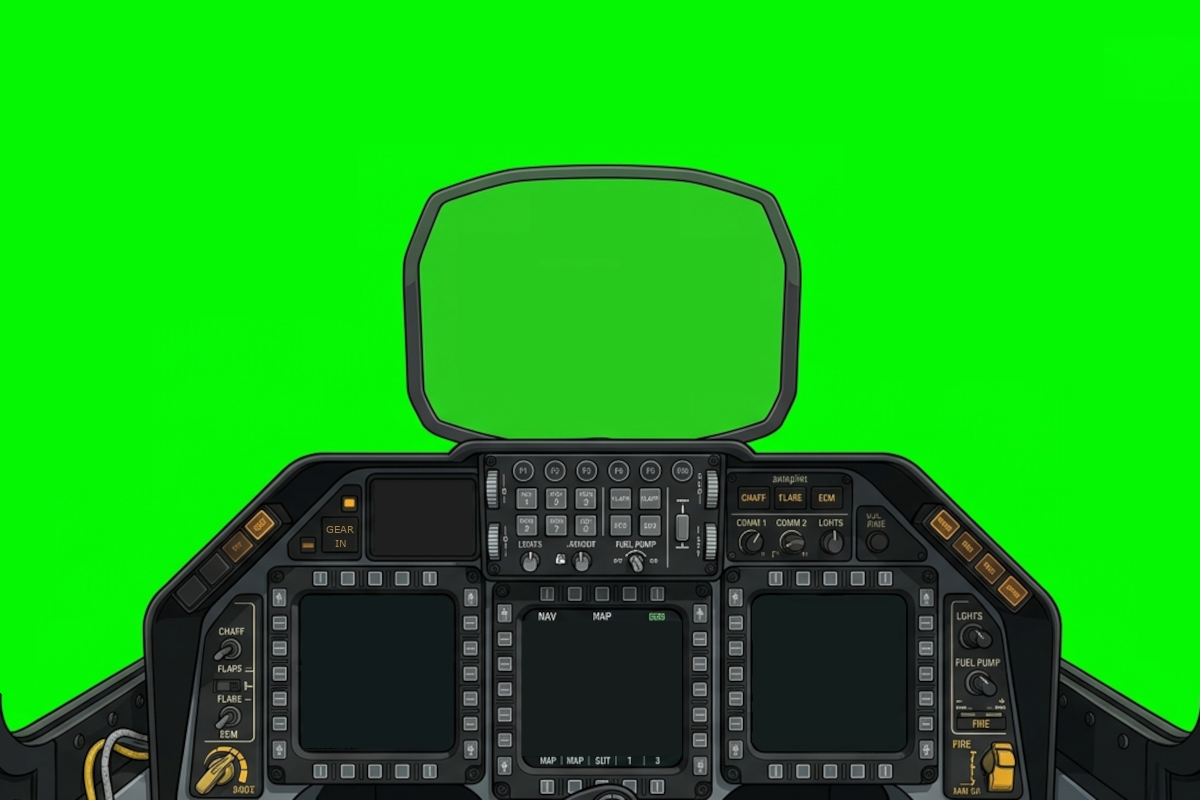
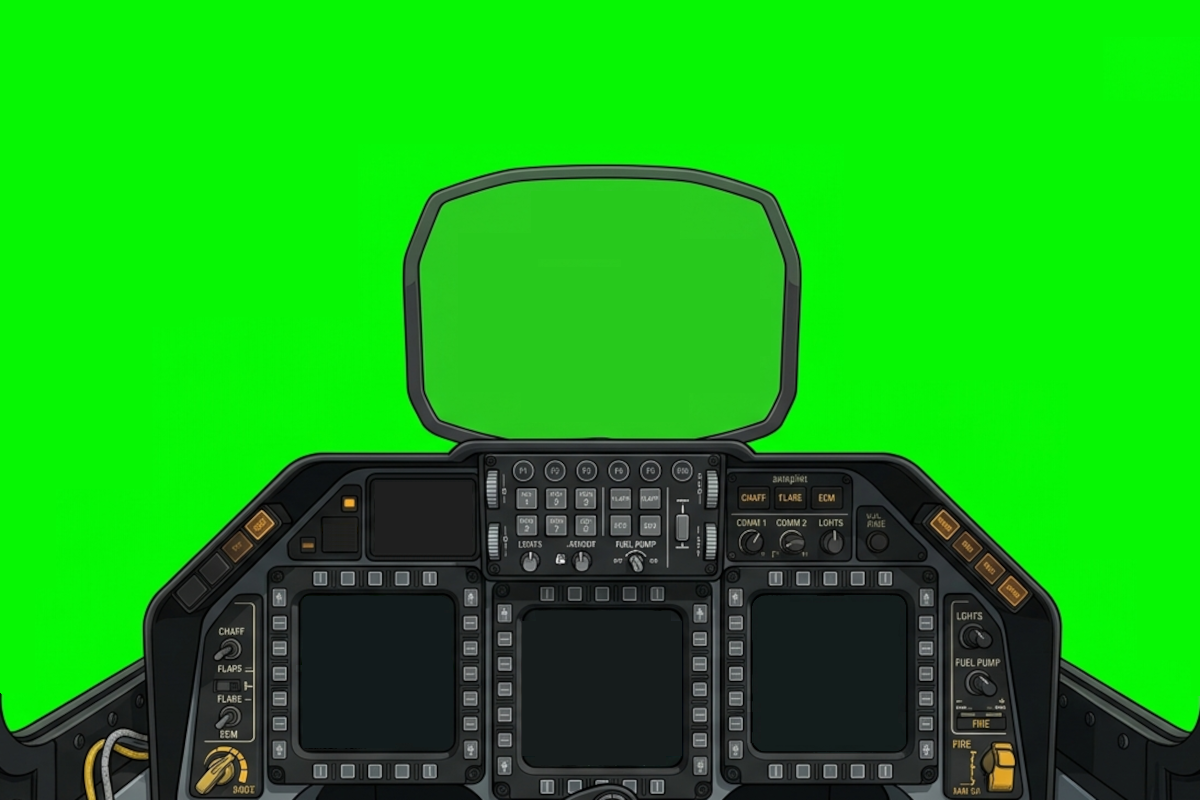
Revision of a layered 1200x800 image; what changed, layer by layer:
hid "GEAR ..." over (x1=326, y1=526, x2=354, y2=547)
painted on "cockpit-z.png" over (x1=535, y1=611, x2=671, y2=765)